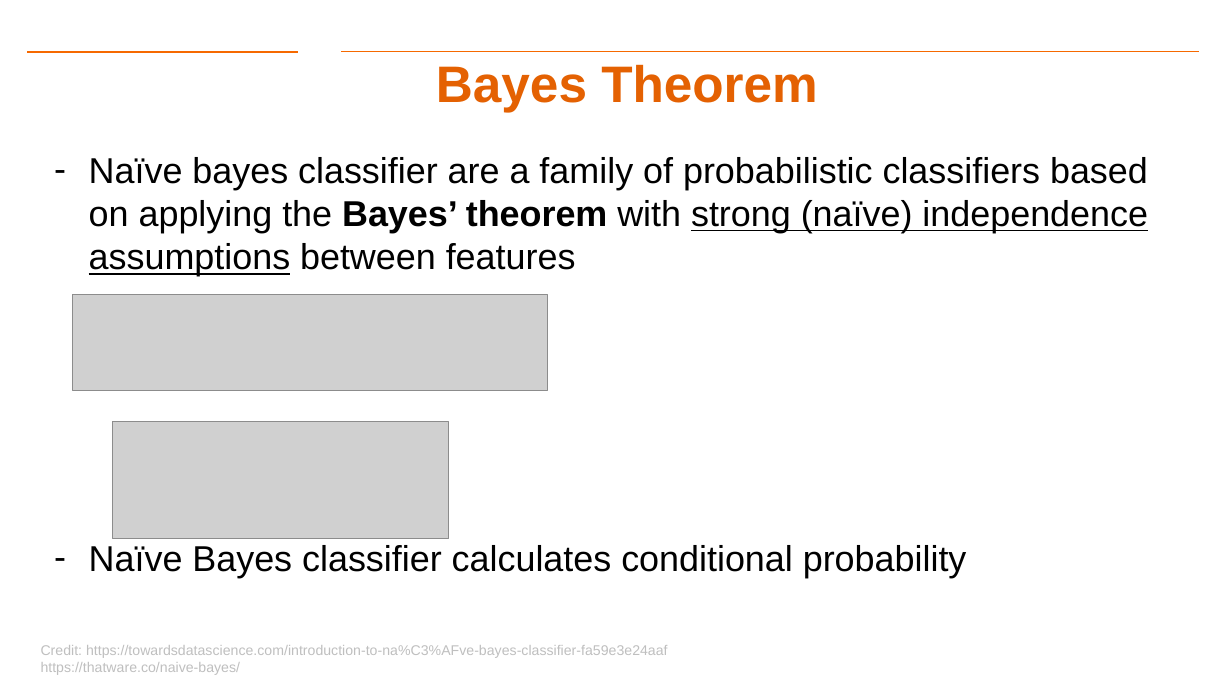
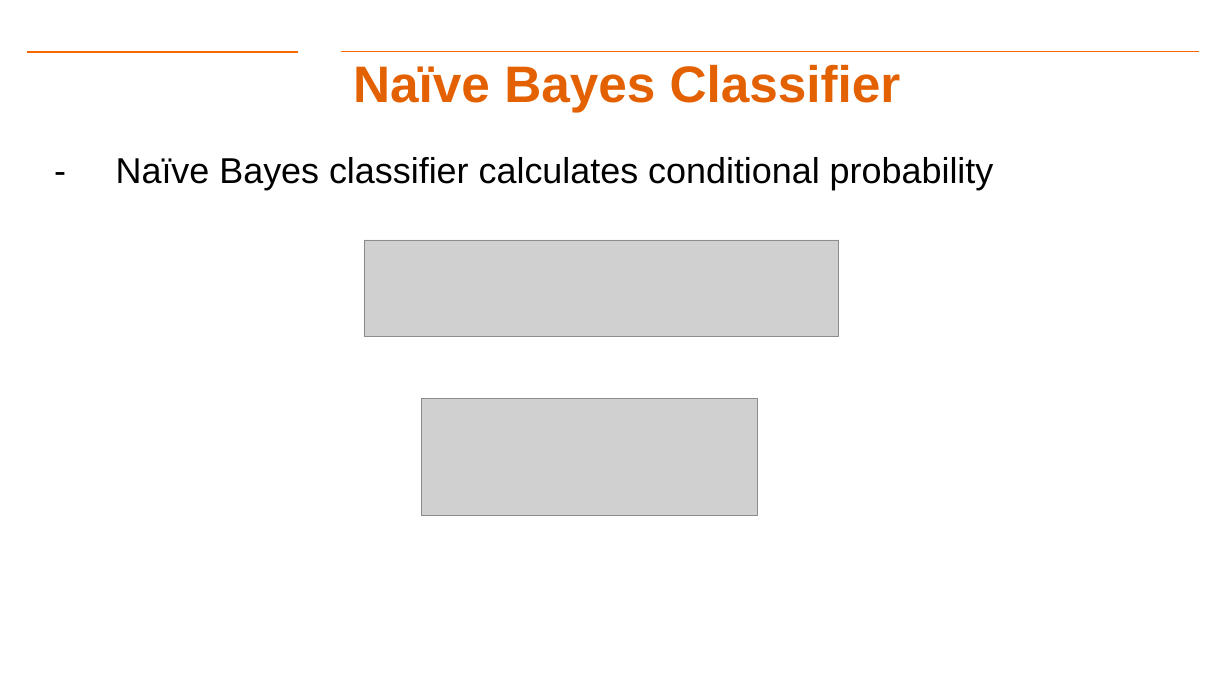
Before and after one commit to aiforsec/RIT-DSCI-633-FDS, a slide deck: slide 30 of Syllabus/Lecture02/Lec02.pptx (slide 27 before the commit). Drawn at 1232x693 pixels with LibreOffice and Linux fonts; fonts in the diff are those of the drawing; grey boxes stand for pictures; background and template pictures are left out. Boxes give left, top, right and bottom in pixels: in the first picture for what was removed or moved away, otherwise in the second. Text is boxed around its words. In the diff, an @@ line names an element or a change of style, - is before the commit and + after.

```diff
--- a/Syllabus/Lecture02/Lec02.pptx
+++ b/Syllabus/Lecture02/Lec02.pptx
@@ title at (353,64,901,112): text changed @@
-Bayes Theorem
+Naïve Bayes Classifier
@@ text at (116,157,994,190): text changed @@
-– Naïve bayes classifier are a family of probabilistic classifiers based on applying the Bayes’ theorem with strong (naïve) independence assumptions between features
-– Naïve Bayes classifier calculates conditional probability
+- Naïve Bayes classifier calculates conditional probability
@@ picture: place and size @@
-picture at (72,294,547,390)
+picture at (364,240,839,336)
@@ picture: place and size @@
-picture at (113,422,449,539)
+picture at (421,398,758,515)
@@ text removed at (41,645,668,675) @@
-Credit: https://towardsdatascience.com/introduction-to-na%C3%AFve-bayes-classifier-fa59e3e24aaf
-https://thatware.co/naive-bayes/
```
Also in this commit, not shown: 14 other slides changed, 7 slides added, 1 slide removed, 3 other files.
